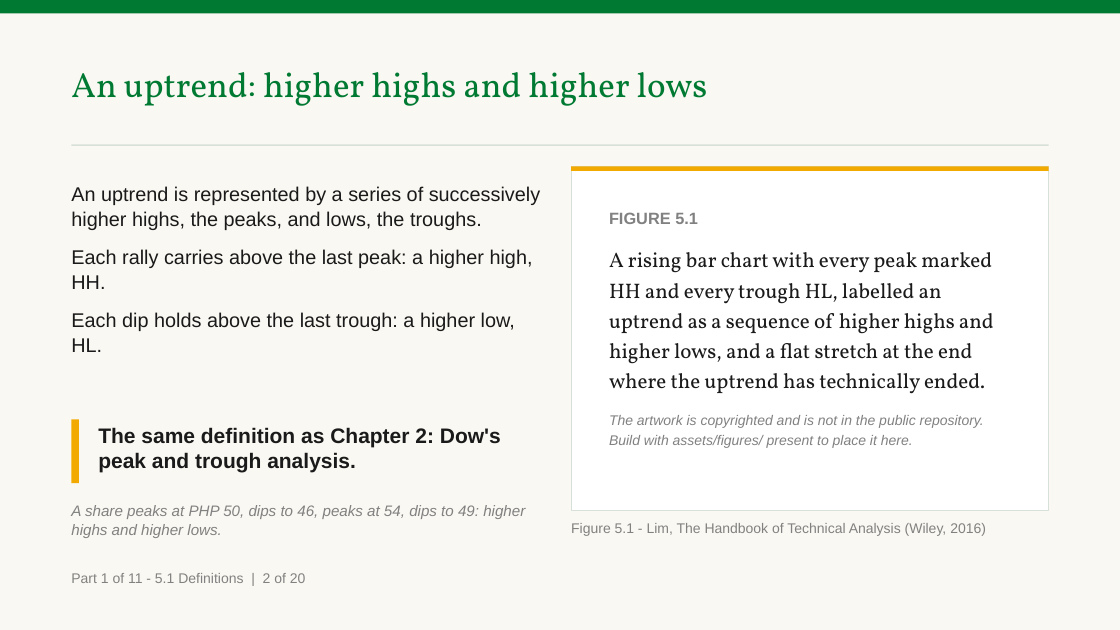
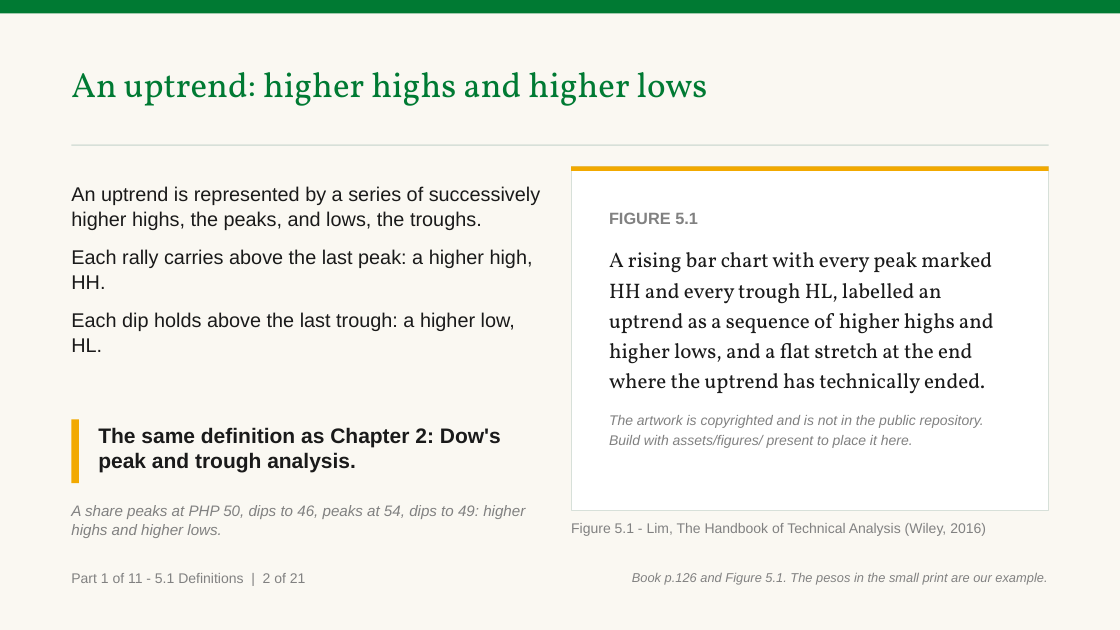
Before and after one commit to benjiesotelo-sudo/Telos_FIN1209, a slide deck: slide 5 of chapter-05/FIN1209-Chapter-05.pptx. Drawn at 1120x630 pixels with LibreOffice and Linux fonts; fonts in the diff are those of the drawing. Boxes give left, top, right and bottom in pixels: in the first picture for what was removed or moved away, otherwise in the second. Text is boxed around its words. In the diff, an @@ line names an element or a change of style, - is before the commit and + after.

```diff
--- a/chapter-05/FIN1209-Chapter-05.pptx
+++ b/chapter-05/FIN1209-Chapter-05.pptx
@@ text at (x1=71, y1=573, x2=306, y2=583): text changed @@
-Part 1 of 11 - 5.1 Definitions | 2 of 20
+Part 1 of 11 - 5.1 Definitions | 2 of 21
@@ text added at (x1=632, y1=573, x2=1047, y2=585), 11 pt, text #818181, italic @@
+Book p.126 and Figure 5.1. The pesos in the small print are our example.
```
Also in this commit, not shown: 103 other slides changed, 1 slide added, 6 other files.
